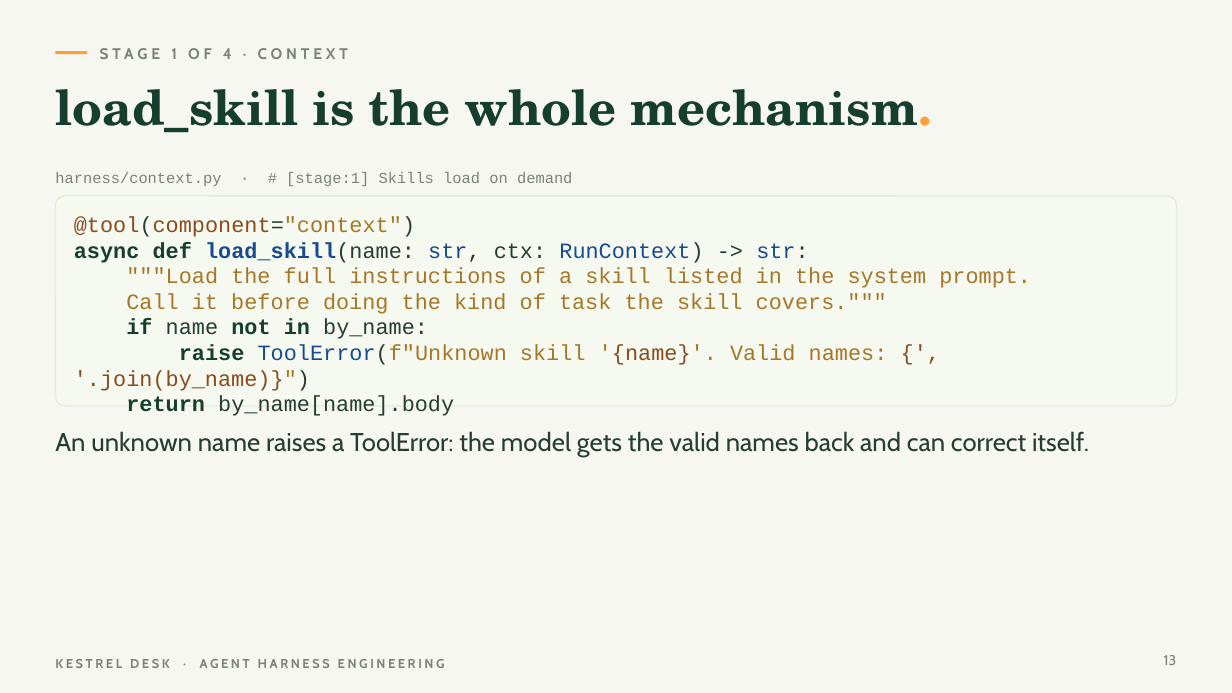
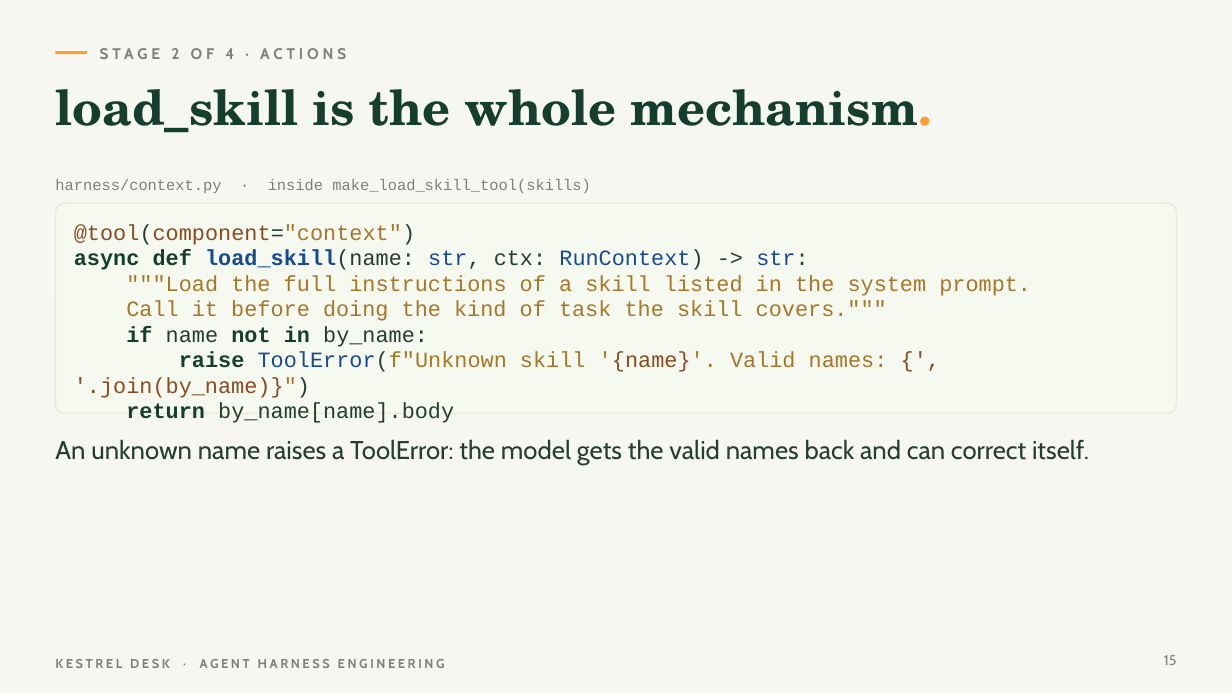
Before and after one commit to shubham-t/kestrel-desk, a slide deck: slide 15 of deck/Kestrel-Desk-Harness-Engineering.pptx (slide 13 before the commit). Drawn at 1232x693 pixels with LibreOffice and Linux fonts; fonts in the diff are those of the drawing. Boxes give left, top, right and bottom in pixels: in the first picture for what was removed or moved away, otherwise in the second. Text is boxed around its words. In the diff, an @@ line names an element or a change of style, - is before the commit and + after.

```diff
--- a/deck/Kestrel-Desk-Harness-Engineering.pptx
+++ b/deck/Kestrel-Desk-Harness-Engineering.pptx
@@ text at [100, 48, 346, 59]: text changed @@
-STAGE 1 OF 4 · CONTEXT
+STAGE 2 OF 4 · ACTIONS
@@ text at [55, 179, 591, 193]: text changed @@
-harness/context.py · # [stage:1] Skills load on demand
+harness/context.py · inside make_load_skill_tool(skills)
@@ 2 texts, 1 rounded rectangle: place and size @@
-2 texts, 1 rounded rectangle at [55, 196, 1177, 457]
+2 texts, 1 rounded rectangle at [55, 203, 1177, 465]
```
Also in this commit, not shown: 14 other slides changed, 3 slides added, 3 slides removed, 33 other files.
